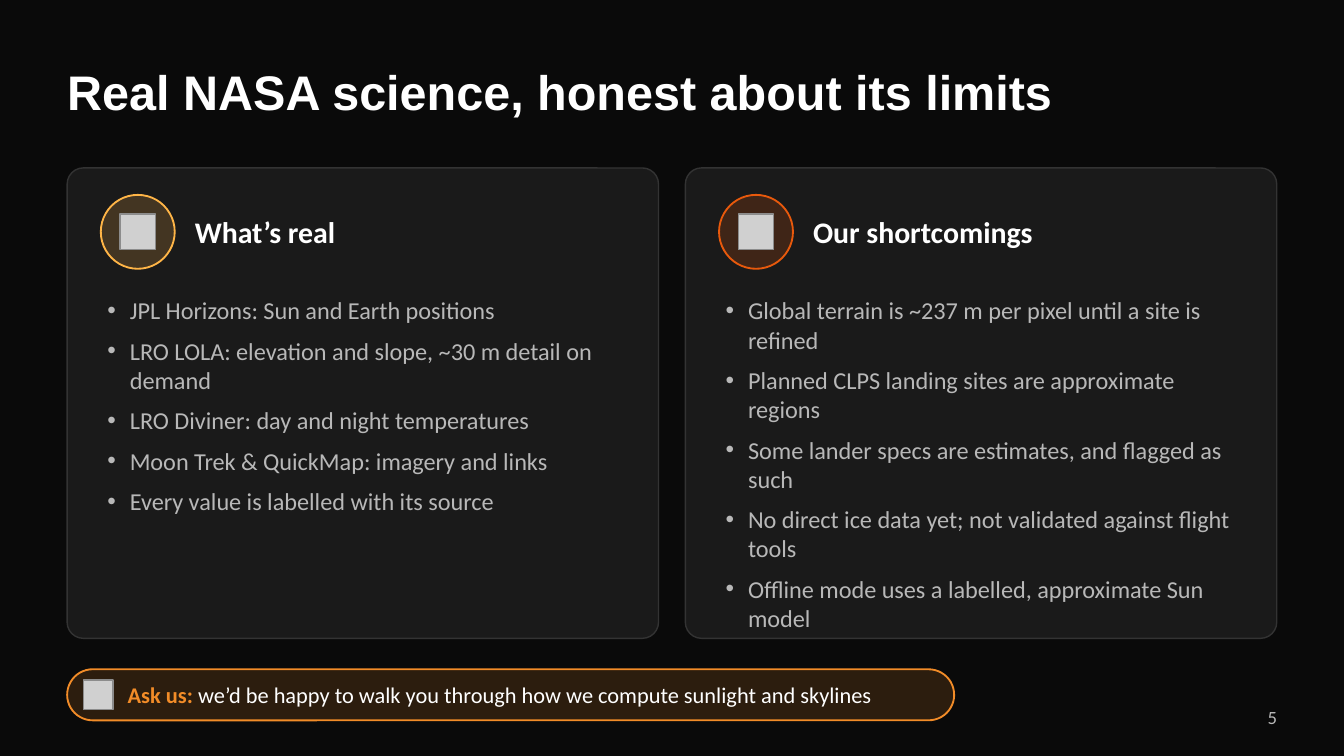
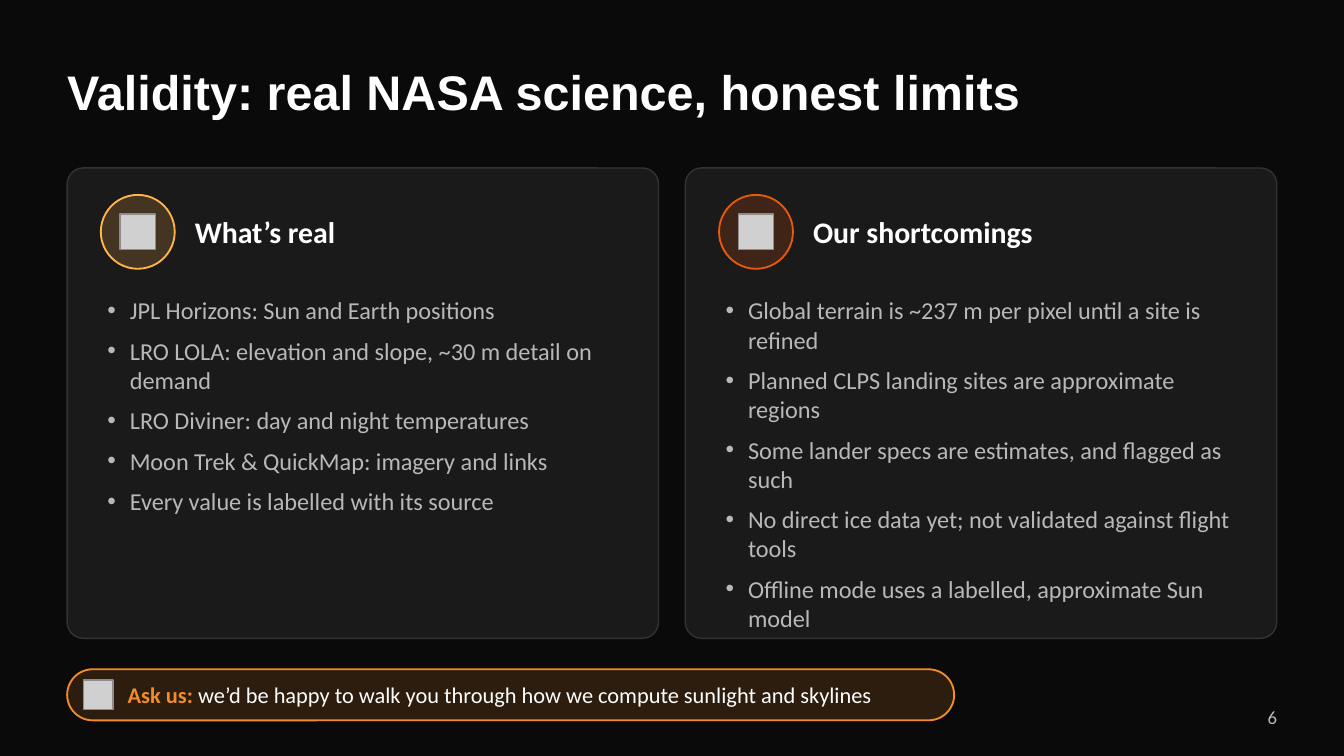
Before and after one commit to McCEwan/Lunarcy, a slide deck: slide 6 of Lunarcy_pitch.pptx (slide 5 before the commit). Drawn at 1344x756 pixels with LibreOffice and Linux fonts; fonts in the diff are those of the drawing; grey boxes stand for pictures. Boxes give left, top, right and bottom in pixels: in the first picture for what was removed or moved away, otherwise in the second. Text is boxed around its words. In the diff, an @@ line names an element or a change of style, - is before the commit and + after.

```diff
--- a/Lunarcy_pitch.pptx
+++ b/Lunarcy_pitch.pptx
@@ title at [67, 75, 1020, 119]: text changed @@
-Real NASA science, honest about its limits
+Validity: real NASA science, honest limits
@@ page number at [1268, 711, 1277, 724]: text changed @@
-5
+6
```
Also in this commit, not shown: 3 other slides changed, 1 slide added, 1 slide removed, 1 other file.
